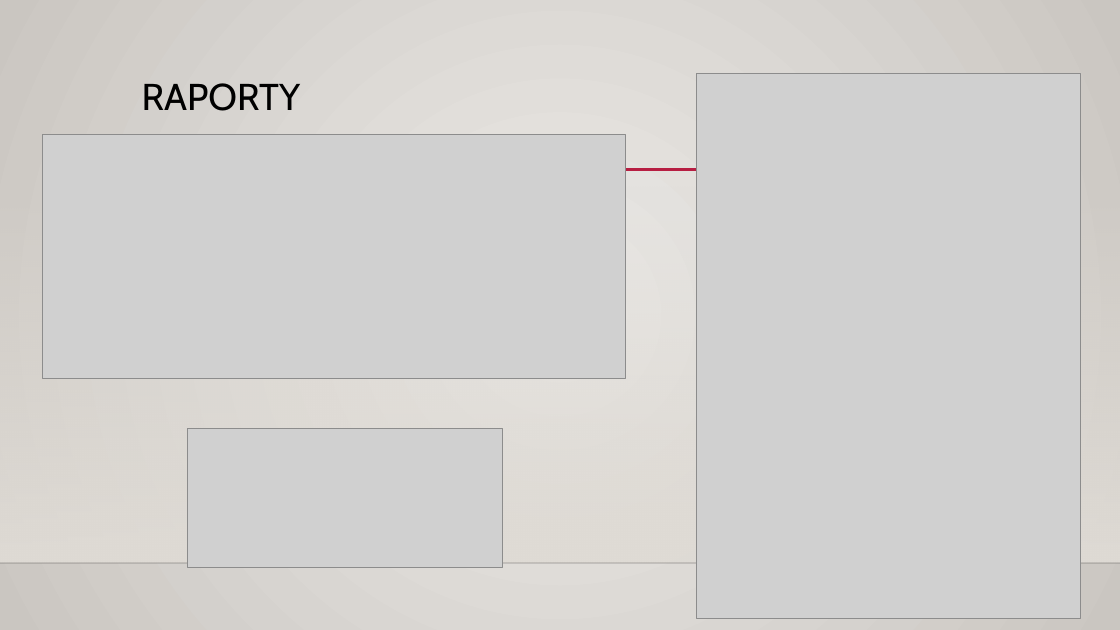
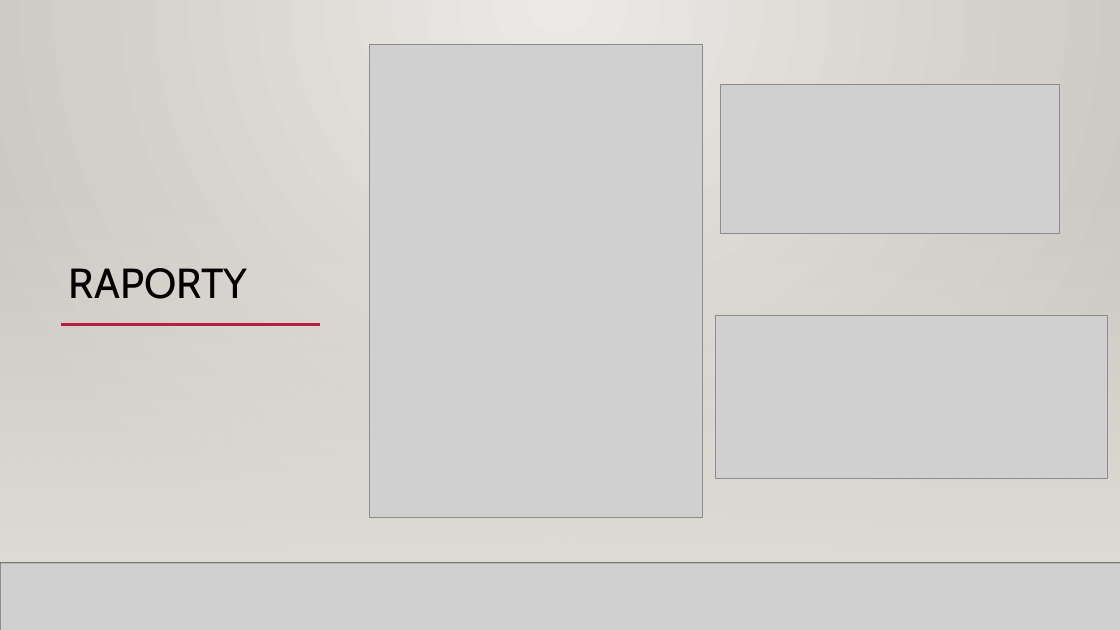
Before and after one commit to oliwiaglodek/MuzeumWPF, a slide deck: slide 22 of Prezentacja na obronę.pptx (slide 13 before the commit). Drawn at 1120x630 pixels with LibreOffice and Linux fonts; fonts in the diff are those of the drawing; grey boxes stand for pictures; background and template pictures are left out. Boxes give left, top, right and bottom in pixels: in the first picture for what was removed or moved away, otherwise in the second. Text is boxed around its words. In the diff, an @@ line names an element or a change of style, - is before the commit and + after.

```diff
--- a/Prezentacja na obronę.pptx
+++ b/Prezentacja na obronę.pptx
@@ rectangle added at (x1=0, y1=0, x2=1120, y2=630), fill gradient #ECEAE7 to #CAC7C1 @@
@@ picture resized from (x1=697, y1=74, x2=1081, y2=618) to (x1=370, y1=45, x2=703, y2=518) @@
@@ picture resized from (x1=187, y1=429, x2=503, y2=567) to (x1=721, y1=84, x2=1060, y2=233) @@
@@ title "RAPORTY" moved from (x1=142, y1=83, x2=301, y2=111) to (x1=69, y1=268, x2=247, y2=299) @@
@@ title "RAPORTY" at (x1=69, y1=268, x2=247, y2=299): size 32 to 36 pt; vertical alignment top to bottom @@
@@ rectangle added at (x1=0, y1=186, x2=1120, y2=563), fill gradient #DFDBD5 @@
@@ rectangle added at (x1=0, y1=186, x2=1120, y2=563), fill gradient #DFDBD5 @@
@@ line added from (60, 324) to (320, 324), #B71E42 2.5 pt @@
@@ line added from (222, 324) to (1016, 324), #B71E42 2.5 pt @@
@@ picture resized from (x1=42, y1=134, x2=625, y2=378) to (x1=716, y1=315, x2=1108, y2=479) @@
@@ line added from (0, 563) to (1120, 563), #000001 1 pt @@
@@ picture added at (x1=0, y1=563, x2=1120, y2=630) @@
@@ line added from (0, 563) to (1120, 563), #000001 1 pt @@
```
Also in this commit, not shown: 13 other slides changed, 9 slides added.
